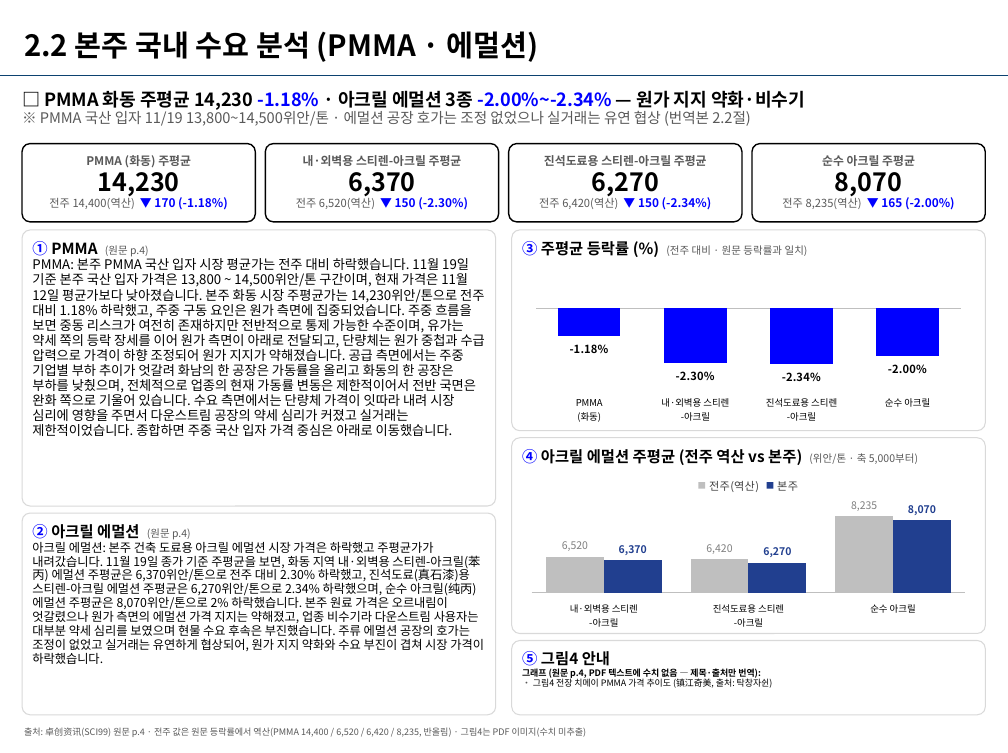
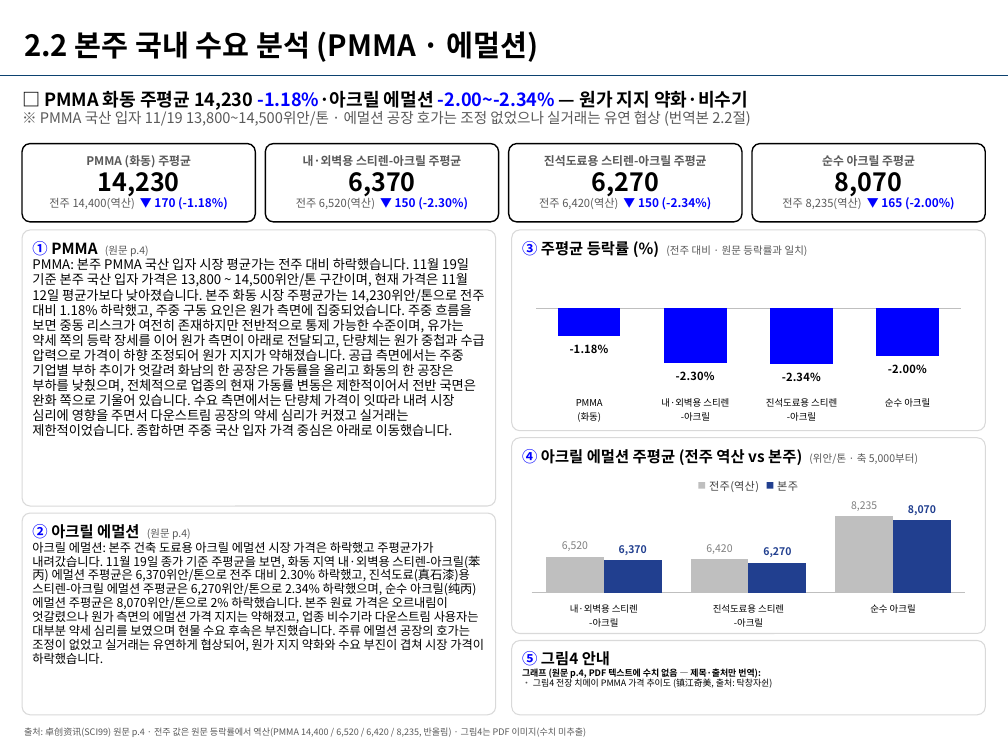
Before and after one commit to jskimlam/chem99-report, a slide deck: slide 7 of archive/2026-W47/chem99레포트_MMA_20261120_전체_S01-S12.pptx. Drawn at 1008x753 pixels with LibreOffice and Linux fonts; fonts in the diff are those of the drawing; background and template pictures are left out. Boxes give left, top, right and bottom in pixels: in the first picture for what was removed or moved away, otherwise in the second. Text is boxed around its words. In the diff, an @@ line names an element or a change of style, - is before the commit and + after.

```diff
--- a/archive/2026-W47/chem99레포트_MMA_20261120_전체_S01-S12.pptx
+++ b/archive/2026-W47/chem99레포트_MMA_20261120_전체_S01-S12.pptx
@@ text at [44, 90, 748, 110]: text changed @@
-□ PMMA 화동 주평균 14,230 -1.18% · 아크릴 에멀션 3종 -2.00%~-2.34% — 원가 지지 약화·비수기
+□ PMMA 화동 주평균 14,230 -1.18%·아크릴 에멀션 -2.00~-2.34% — 원가 지지 약화·비수기
```
Also in this commit, not shown: 6 other slides changed, 9 other files.
